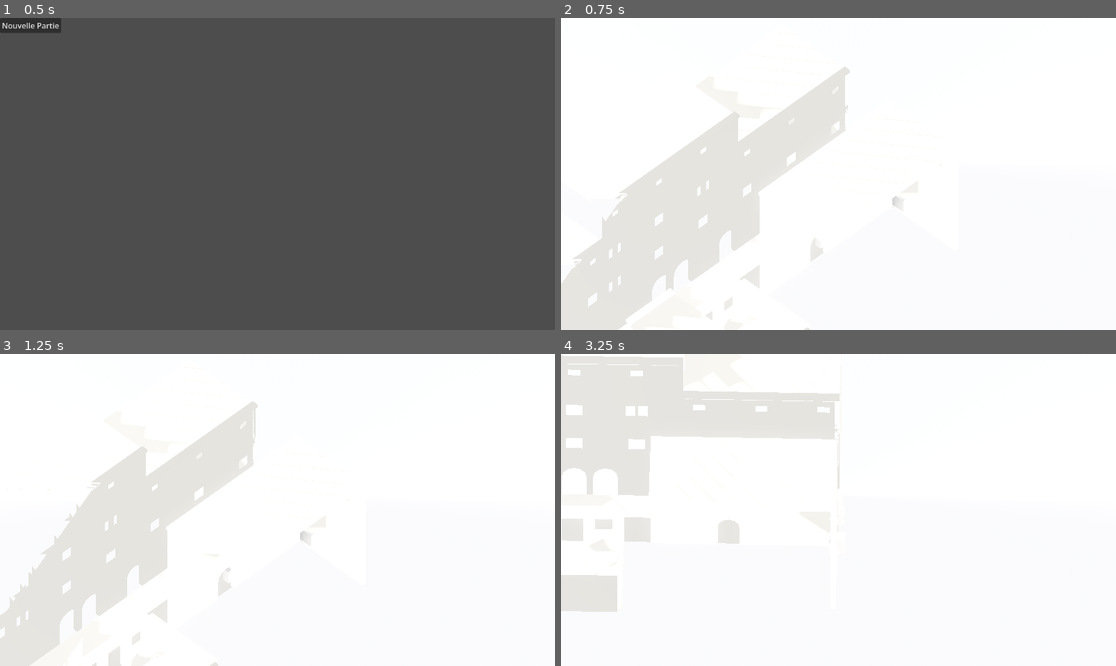
Above: before the commit, frames 1-4 (two rows, left to right).
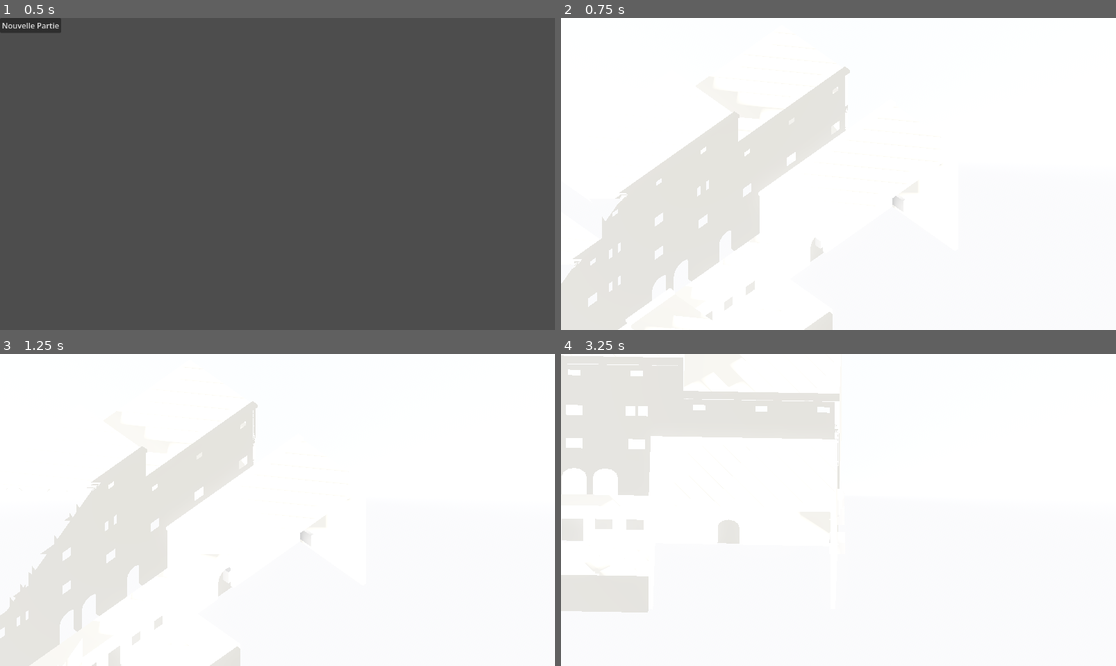
Above: after the commit, the same moments.

Repository: sillpct/lagoutte
Game: Godot game, scene res://scenes/main/main.tscn
Two runs of this game, one before a commit and one after it. Both use one fixed random seed, a clock stepped at 60 frames per second and the inputs below.
Inputs (mouse positions are in pixels of both pictures, inside the frame that each line leads up to):
- Up to frame 1 (0.5 s): no input
- Up to frame 2 (0.75 s): click "Nouvelle Partie" at 0.5 s
- Up to frame 3 (1.25 s): no input
- Up to frame 4 (3.25 s): tap Enter (ui_accept) at 1.25, 1.52, 2.27 s; move the mouse to (810, 572) at 1.27 s; hold T (end_turn) 1.28-2.03 s; hold Up (ui_up) 1.28-2.78 s; click (810, 572) at 1.42 s; move the mouse to (1005, 556) at 2.02 s; tap E (interact) at 2.1 s; move the mouse to (672, 463) at 2.77 s; hold Left (ui_left) from 2.78 s (still down); hold R (recenter_camera) from 2.78 s (still down)

Frame 1 is identical in both runs. In frame 2, 0.3% of the frame differs, in the area x 32-49%, y 79-100%; in frame 3, 0.3%; in frame 4, 0.9%, in the area x 10-17%, y 52-83%.

Commit message:
Update bruyeres_maison_elias.tscn

Diff:
--- a/scenes/world/bruyeres/bruyeres_maison_elias.tscn
+++ b/scenes/world/bruyeres/bruyeres_maison_elias.tscn
@@ -9,6 +9,7 @@
 [ext_resource type="PackedScene" path="res://assets/kit_bruyeres/MOB_lit.glb" id="kit_6"]
 [ext_resource type="PackedScene" path="res://assets/kit_bruyeres/MOB_table.glb" id="kit_7"]
 [ext_resource type="PackedScene" path="res://assets/kit_bruyeres/TOI_terrasse.glb" id="kit_8"]
+[ext_resource type="ArrayMesh" path="res://scenes/world/bruyeres/navigation/bruyeres_maison_elias_walkable_mesh.tres" id="nav_walkable"]
 
 [sub_resource type="ProceduralSkyMaterial" id="SkyMat"]
 sky_top_color = Color(0.86, 0.88, 0.92, 1)
@@ -41,16 +42,16 @@
 size = Vector3(2.6, 3, 0.3)
 
 [sub_resource type="BoxShape3D" id="col_rue_d"]
-size = Vector3(2.6, 3, 0.3)
+size = Vector3(4.6, 3, 0.3)
 
 [sub_resource type="BoxShape3D" id="col_rue_lint"]
 size = Vector3(1.4, 0.9, 0.3)
 
 [sub_resource type="BoxShape3D" id="col_facade_etage"]
-size = Vector3(6.6, 3, 0.3)
+size = Vector3(8.6, 3, 0.3)
 
 [sub_resource type="BoxShape3D" id="col_fond"]
-size = Vector3(6.6, 6, 0.3)
+size = Vector3(8.6, 6, 0.3)
 
 [sub_resource type="BoxShape3D" id="col_pignon_g"]
 size = Vector3(0.3, 6, 6)
@@ -59,28 +60,28 @@
 size = Vector3(0.3, 6, 6)
 
 [sub_resource type="BoxShape3D" id="col_sol_rez"]
-size = Vector3(6, 0.1, 7.3)
+size = Vector3(8, 0.1, 7.3)
 
 [sub_resource type="BoxShape3D" id="col_sol_etage"]
-size = Vector3(4, 0.1, 6)
+size = Vector3(4, 0.1, 4)
 
 [sub_resource type="BoxShape3D" id="col_palier"]
-size = Vector3(2, 0.1, 1.4)
+size = Vector3(2, 0.1, 2)
 
 [sub_resource type="BoxShape3D" id="col_pied_escalier"]
-size = Vector3(1.9, 0.1, 1)
+size = Vector3(2, 0.1, 2)
 
 [sub_resource type="BoxShape3D" id="col_rampe_escalier"]
-size = Vector3(1.9, 0.12, 4.686)
+size = Vector3(5, 0.12, 1.9)
 
 [sub_resource type="BoxShape3D" id="col_mob_lit_0"]
-size = Vector3(2, 0.8, 0.9)
+size = Vector3(2, 0.78, 0.9)
 
 [sub_resource type="BoxShape3D" id="col_mob_table_1"]
-size = Vector3(1.2, 0.74, 0.7)
+size = Vector3(1.1, 0.74, 1.1)
 
 [sub_resource type="BoxShape3D" id="col_mob_bassin_2"]
-size = Vector3(0.7, 0.7, 0.5)
+size = Vector3(0.76, 0.68, 0.76)
 
 [node name="MaisonElias" type="Node3D"]
 
@@ -111,68 +112,80 @@
 [node name="FAC_fenetre_002" parent="Niveau_Rez" instance=ExtResource("kit_0")]
 transform = Transform3D(1, 0, 0, 0, 1, 0, -0, 0, 1, 4, 0, -0.3)
 
+[node name="FAC_fenetre_003" parent="Niveau_Rez" instance=ExtResource("kit_0")]
+transform = Transform3D(1, 0, 0, 0, 1, 0, -0, 0, 1, 6, 0, -0.3)
+
 [node name="FAC_mur_plein_001" parent="Niveau_Rez" instance=ExtResource("kit_1")]
+transform = Transform3D(-1, 0, 1.22465e-16, 0, 1, 0, -1.22465e-16, 0, -1, 8, 0, 6.3)
+
+[node name="FAC_mur_plein_002" parent="Niveau_Rez" instance=ExtResource("kit_1")]
 transform = Transform3D(-1, 0, 1.22465e-16, 0, 1, 0, -1.22465e-16, 0, -1, 6, 0, 6.3)
 
-[node name="FAC_mur_plein_002" parent="Niveau_Rez" instance=ExtResource("kit_1")]
+[node name="FAC_mur_plein_003" parent="Niveau_Rez" instance=ExtResource("kit_1")]
 transform = Transform3D(-1, 0, 1.22465e-16, 0, 1, 0, -1.22465e-16, 0, -1, 4, 0, 6.3)
 
-[node name="FAC_mur_plein_003" parent="Niveau_Rez" instance=ExtResource("kit_1")]
+[node name="FAC_mur_plein_004" parent="Niveau_Rez" instance=ExtResource("kit_1")]
 transform = Transform3D(-1, 0, 1.22465e-16, 0, 1, 0, -1.22465e-16, 0, -1, 2, 0, 6.3)
 
-[node name="FAC_mur_plein_004" parent="Niveau_Rez" instance=ExtResource("kit_1")]
+[node name="FAC_mur_plein_005" parent="Niveau_Rez" instance=ExtResource("kit_1")]
 transform = Transform3D(6.12323e-17, 0, 1, 0, 1, 0, -1, 0, 6.12323e-17, -0.3, 0, 2)
 
-[node name="FAC_mur_plein_005" parent="Niveau_Rez" instance=ExtResource("kit_1")]
-transform = Transform3D(6.12323e-17, 0, -1, 0, 1, 0, 1, 0, 6.12323e-17, 6.3, 0, 0)
-
 [node name="FAC_mur_plein_006" parent="Niveau_Rez" instance=ExtResource("kit_1")]
+transform = Transform3D(6.12323e-17, 0, -1, 0, 1, 0, 1, 0, 6.12323e-17, 8.3, 0, 0)
+
+[node name="FAC_mur_plein_007" parent="Niveau_Rez" instance=ExtResource("kit_1")]
 transform = Transform3D(6.12323e-17, 0, 1, 0, 1, 0, -1, 0, 6.12323e-17, -0.3, 0, 4)
 
-[node name="FAC_mur_plein_007" parent="Niveau_Rez" instance=ExtResource("kit_1")]
-transform = Transform3D(6.12323e-17, 0, -1, 0, 1, 0, 1, 0, 6.12323e-17, 6.3, 0, 2)
-
 [node name="FAC_mur_plein_008" parent="Niveau_Rez" instance=ExtResource("kit_1")]
+transform = Transform3D(6.12323e-17, 0, -1, 0, 1, 0, 1, 0, 6.12323e-17, 8.3, 0, 2)
+
+[node name="FAC_mur_plein_009" parent="Niveau_Rez" instance=ExtResource("kit_1")]
 transform = Transform3D(6.12323e-17, 0, 1, 0, 1, 0, -1, 0, 6.12323e-17, -0.3, 0, 6)
 
-[node name="FAC_mur_plein_009" parent="Niveau_Rez" instance=ExtResource("kit_1")]
-transform = Transform3D(6.12323e-17, 0, -1, 0, 1, 0, 1, 0, 6.12323e-17, 6.3, 0, 4)
-
-[node name="FAC_fenetre_003" parent="Niveau_Etage" instance=ExtResource("kit_0")]
+[node name="FAC_mur_plein_010" parent="Niveau_Rez" instance=ExtResource("kit_1")]
+transform = Transform3D(6.12323e-17, 0, -1, 0, 1, 0, 1, 0, 6.12323e-17, 8.3, 0, 4)
+
+[node name="FAC_fenetre_004" parent="Niveau_Etage" instance=ExtResource("kit_0")]
 transform = Transform3D(1, 0, 0, 0, 1, 0, -0, 0, 1, 0, 3, -0.3)
 
-[node name="FAC_fenetre_004" parent="Niveau_Etage" instance=ExtResource("kit_0")]
+[node name="FAC_fenetre_005" parent="Niveau_Etage" instance=ExtResource("kit_0")]
 transform = Transform3D(1, 0, 0, 0, 1, 0, -0, 0, 1, 2, 3, -0.3)
 
-[node name="FAC_fenetre_005" parent="Niveau_Etage" instance=ExtResource("kit_0")]
+[node name="FAC_fenetre_006" parent="Niveau_Etage" instance=ExtResource("kit_0")]
 transform = Transform3D(1, 0, 0, 0, 1, 0, -0, 0, 1, 4, 3, -0.3)
 
-[node name="FAC_mur_plein_010" parent="Niveau_Etage" instance=ExtResource("kit_1")]
+[node name="FAC_fenetre_007" parent="Niveau_Etage" instance=ExtResource("kit_0")]
+transform = Transform3D(1, 0, 0, 0, 1, 0, -0, 0, 1, 6, 3, -0.3)
+
+[node name="FAC_mur_plein_011" parent="Niveau_Etage" instance=ExtResource("kit_1")]
+transform = Transform3D(-1, 0, 1.22465e-16, 0, 1, 0, -1.22465e-16, 0, -1, 8, 3, 6.3)
+
+[node name="FAC_mur_plein_012" parent="Niveau_Etage" instance=ExtResource("kit_1")]
 transform = Transform3D(-1, 0, 1.22465e-16, 0, 1, 0, -1.22465e-16, 0, -1, 6, 3, 6.3)
 
-[node name="FAC_mur_plein_011" parent="Niveau_Etage" instance=ExtResource("kit_1")]
+[node name="FAC_mur_plein_013" parent="Niveau_Etage" instance=ExtResource("kit_1")]
 transform = Transform3D(-1, 0, 1.22465e-16, 0, 1, 0, -1.22465e-16, 0, -1, 4, 3, 6.3)
 
-[node name="FAC_mur_plein_012" parent="Niveau_Etage" instance=ExtResource("kit_1")]
+[node name="FAC_mur_plein_014" parent="Niveau_Etage" instance=ExtResource("kit_1")]
 transform = Transform3D(-1, 0, 1.22465e-16, 0, 1, 0, -1.22465e-16, 0, -1, 2, 3, 6.3)
 
-[node name="FAC_mur_plein_013" parent="Niveau_Etage" instance=ExtResource("kit_1")]
+[node name="FAC_mur_plein_015" parent="Niveau_Etage" instance=ExtResource("kit_1")]
 transform = Transform3D(6.12323e-17, 0, 1, 0, 1, 0, -1, 0, 6.12323e-17, -0.3, 3, 2)
 
-[node name="FAC_mur_plein_014" parent="Niveau_Etage" instance=ExtResource("kit_1")]
-transform = Transform3D(6.12323e-17, 0, -1, 0, 1, 0, 1, 0, 6.12323e-17, 6.3, 3, 0)
-
-[node name="FAC_mur_plein_015" parent="Niveau_Etage" instance=ExtResource("kit_1")]
+[node name="FAC_mur_plein_016" parent="Niveau_Etage" instance=ExtResource("kit_1")]
+transform = Transform3D(6.12323e-17, 0, -1, 0, 1, 0, 1, 0, 6.12323e-17, 8.3, 3, 0)
+
+[node name="FAC_mur_plein_017" parent="Niveau_Etage" instance=ExtResource("kit_1")]
 transform = Transform3D(6.12323e-17, 0, 1, 0, 1, 0, -1, 0, 6.12323e-17, -0.3, 3, 4)
 
-[node name="FAC_mur_plein_016" parent="Niveau_Etage" instance=ExtResource("kit_1")]
-transform = Transform3D(6.12323e-17, 0, -1, 0, 1, 0, 1, 0, 6.12323e-17, 6.3, 3, 2)
-
-[node name="FAC_mur_plein_017" parent="Niveau_Etage" instance=ExtResource("kit_1")]
+[node name="FAC_mur_plein_018" parent="Niveau_Etage" instance=ExtResource("kit_1")]
+transform = Transform3D(6.12323e-17, 0, -1, 0, 1, 0, 1, 0, 6.12323e-17, 8.3, 3, 2)
+
+[node name="FAC_mur_plein_019" parent="Niveau_Etage" instance=ExtResource("kit_1")]
 transform = Transform3D(6.12323e-17, 0, 1, 0, 1, 0, -1, 0, 6.12323e-17, -0.3, 3, 6)
 
-[node name="FAC_mur_plein_018" parent="Niveau_Etage" instance=ExtResource("kit_1")]
-transform = Transform3D(6.12323e-17, 0, -1, 0, 1, 0, 1, 0, 6.12323e-17, 6.3, 3, 4)
+[node name="FAC_mur_plein_020" parent="Niveau_Etage" instance=ExtResource("kit_1")]
+transform = Transform3D(6.12323e-17, 0, -1, 0, 1, 0, 1, 0, 6.12323e-17, 8.3, 3, 4)
 
 [node name="INT_plancher_001" parent="Niveau_Rez" instance=ExtResource("kit_4")]
 transform = Transform3D(1, 0, 0, 0, 1, 0, -0, 0, 1, 0, 0, 0)
@@ -198,68 +211,86 @@
 [node name="TOI_terrasse_003" parent="Toit" instance=ExtResource("kit_8")]
 transform = Transform3D(1, 0, 0, 0, 1, 0, -0, 0, 1, 0, 6, 4)
 
-[node name="INT_plancher_006" parent="Niveau_Etage" instance=ExtResource("kit_4")]
-transform = Transform3D(1, 0, 0, 0, 1, 0, -0, 0, 1, 0, 3, 4)
-
-[node name="INT_plancher_007" parent="Niveau_Rez" instance=ExtResource("kit_4")]
+[node name="INT_plancher_006" parent="Niveau_Rez" instance=ExtResource("kit_4")]
 transform = Transform3D(1, 0, 0, 0, 1, 0, -0, 0, 1, 2, 0, 0)
 
 [node name="TOI_terrasse_004" parent="Toit" instance=ExtResource("kit_8")]
 transform = Transform3D(1, 0, 0, 0, 1, 0, -0, 0, 1, 2, 6, 0)
 
-[node name="INT_plancher_008" parent="Niveau_Etage" instance=ExtResource("kit_4")]
+[node name="INT_plancher_007" parent="Niveau_Etage" instance=ExtResource("kit_4")]
 transform = Transform3D(1, 0, 0, 0, 1, 0, -0, 0, 1, 2, 3, 0)
 
-[node name="INT_plancher_009" parent="Niveau_Rez" instance=ExtResource("kit_4")]
+[node name="INT_plancher_008" parent="Niveau_Rez" instance=ExtResource("kit_4")]
 transform = Transform3D(1, 0, 0, 0, 1, 0, -0, 0, 1, 2, 0, 2)
 
 [node name="TOI_terrasse_005" parent="Toit" instance=ExtResource("kit_8")]
 transform = Transform3D(1, 0, 0, 0, 1, 0, -0, 0, 1, 2, 6, 2)
 
-[node name="INT_plancher_010" parent="Niveau_Etage" instance=ExtResource("kit_4")]
+[node name="INT_plancher_009" parent="Niveau_Etage" instance=ExtResource("kit_4")]
 transform = Transform3D(1, 0, 0, 0, 1, 0, -0, 0, 1, 2, 3, 2)
 
-[node name="INT_plancher_011" parent="Niveau_Rez" instance=ExtResource("kit_4")]
+[node name="INT_plancher_010" parent="Niveau_Rez" instance=ExtResource("kit_4")]
 transform = Transform3D(1, 0, 0, 0, 1, 0, -0, 0, 1, 2, 0, 4)
 
 [node name="TOI_terrasse_006" parent="Toit" instance=ExtResource("kit_8")]
 transform = Transform3D(1, 0, 0, 0, 1, 0, -0, 0, 1, 2, 6, 4)
 
-[node name="INT_plancher_012" parent="Niveau_Etage" instance=ExtResource("kit_4")]
-transform = Transform3D(1, 0, 0, 0, 1, 0, -0, 0, 1, 2, 3, 4)
-
-[node name="INT_plancher_013" parent="Niveau_Rez" instance=ExtResource("kit_4")]
+[node name="INT_plancher_011" parent="Niveau_Rez" instance=ExtResource("kit_4")]
 transform = Transform3D(1, 0, 0, 0, 1, 0, -0, 0, 1, 4, 0, 0)
 
 [node name="TOI_terrasse_007" parent="Toit" instance=ExtResource("kit_8")]
 transform = Transform3D(1, 0, 0, 0, 1, 0, -0, 0, 1, 4, 6, 0)
 
-[node name="INT_plancher_014" parent="Niveau_Rez" instance=ExtResource("kit_4")]
+[node name="INT_plancher_012" parent="Niveau_Rez" instance=ExtResource("kit_4")]
 transform = Transform3D(1, 0, 0, 0, 1, 0, -0, 0, 1, 4, 0, 2)
 
 [node name="TOI_terrasse_008" parent="Toit" instance=ExtResource("kit_8")]
 transform = Transform3D(1, 0, 0, 0, 1, 0, -0, 0, 1, 4, 6, 2)
 
-[node name="INT_plancher_015" parent="Niveau_Rez" instance=ExtResource("kit_4")]
+[node name="INT_plancher_013" parent="Niveau_Rez" instance=ExtResource("kit_4")]
 transform = Transform3D(1, 0, 0, 0, 1, 0, -0, 0, 1, 4, 0, 4)
 
 [node name="TOI_terrasse_009" parent="Toit" instance=ExtResource("kit_8")]
 transform = Transform3D(1, 0, 0, 0, 1, 0, -0, 0, 1, 4, 6, 4)
 
-[node name="INT_plancher_016" parent="Niveau_Etage" instance=ExtResource("kit_4")]
-transform = Transform3D(1, 0, 0, 0, 1, 0, -0, 0, 1, 4, 3, 4)
+[node name="INT_plancher_014" parent="Niveau_Rez" instance=ExtResource("kit_4")]
+transform = Transform3D(1, 0, 0, 0, 1, 0, -0, 0, 1, 6, 0, 0)
+
+[node name="TOI_terrasse_010" parent="Toit" instance=ExtResource("kit_8")]
+transform = Transform3D(1, 0, 0, 0, 1, 0, -0, 0, 1, 6, 6, 0)
+
+[node name="INT_plancher_015" parent="Niveau_Rez" instance=ExtResource("kit_4")]
+transform = Transform3D(1, 0, 0, 0, 1, 0, -0, 0, 1, 6, 0, 2)
+
+[node name="TOI_terrasse_011" parent="Toit" instance=ExtResource("kit_8")]
+transform = Transform3D(1, 0, 0, 0, 1, 0, -0, 0, 1, 6, 6, 2)
+
+[node name="INT_plancher_016" parent="Niveau_Rez" instance=ExtResource("kit_4")]
+transform = Transform3D(1, 0, 0, 0, 1, 0, -0, 0, 1, 6, 0, 4)
+
+[node name="TOI_terrasse_012" parent="Toit" instance=ExtResource("kit_8")]
+transform = Transform3D(1, 0, 0, 0, 1, 0, -0, 0, 1, 6, 6, 4)
+
+[node name="INT_plancher_017" parent="Niveau_Etage" instance=ExtResource("kit_4")]
+transform = Transform3D(1, 0, 0, 0, 1, 0, -0, 0, 1, 0, 3, 4)
 
 [node name="INT_escalier_001" parent="Escalier" instance=ExtResource("kit_3")]
-transform = Transform3D(1, 0, 0, 0, 1, 0, -0, 0, 1, 4.05, 0, 1)
+transform = Transform3D(6.12323e-17, 0, -1, 0, 1, 0, 1, 0, 6.12323e-17, 6, 0, 4.05)
 
 [node name="MOB_lit_001" parent="Niveau_Etage" instance=ExtResource("kit_6")]
-transform = Transform3D(1, 0, 0, 0, 1, 0, -0, 0, 1, 0.05, 3, 3.05)
+transform = Transform3D(1, 0, 0, 0, 1, 0, -0, 0, 1, 1.9, 3, 0.05)
 
 [node name="MOB_table_001" parent="Niveau_Etage" instance=ExtResource("kit_7")]
-transform = Transform3D(1, 0, 0, 0, 1, 0, -0, 0, 1, 0.4, 3, 0.05)
+transform = Transform3D(1, 0, 0, 0, 1, 0, -0, 0, 1, 2.55, 3, 2.75)
 
 [node name="MOB_bassin_001" parent="Niveau_Etage" instance=ExtResource("kit_5")]
-transform = Transform3D(1, 0, 0, 0, 1, 0, -0, 0, 1, 2.75, 3, 0.05)
+transform = Transform3D(1, 0, 0, 0, 1, 0, -0, 0, 1, 0.05, 3, 1.6)
+
+[node name="Navigation" type="Node3D" parent="." groups=["navigation_source"]]
+
+[node name="nav_walkable_surface" type="MeshInstance3D" parent="Navigation"]
+mesh = ExtResource("nav_walkable")
+visible = false
 
 [node name="Collisions" type="StaticBody3D" parent="."]
 
@@ -268,7 +299,7 @@
 shape = SubResource("col_rue_g")
 
 [node name="col_rue_d" type="CollisionShape3D" parent="Collisions"]
-transform = Transform3D(1, 0, 0, 0, 1, 0, -0, 0, 1, 5, 1.5, -0.15)
+transform = Transform3D(1, 0, 0, 0, 1, 0, -0, 0, 1, 6, 1.5, -0.15)
 shape = SubResource("col_rue_d")
 
 [node name="col_rue_lint" type="CollisionShape3D" parent="Collisions"]
@@ -276,11 +307,11 @@
 shape = SubResource("col_rue_lint")
 
 [node name="col_facade_etage" type="CollisionShape3D" parent="Collisions"]
-transform = Transform3D(1, 0, 0, 0, 1, 0, -0, 0, 1, 3, 4.5, -0.15)
+transform = Transform3D(1, 0, 0, 0, 1, 0, -0, 0, 1, 4, 4.5, -0.15)
 shape = SubResource("col_facade_etage")
 
 [node name="col_fond" type="CollisionShape3D" parent="Collisions"]
-transform = Transform3D(1, 0, 0, 0, 1, 0, -0, 0, 1, 3, 3, 6.15)
+transform = Transform3D(1, 0, 0, 0, 1, 0, -0, 0, 1, 4, 3, 6.15)
 shape = SubResource("col_fond")
 
 [node name="col_pignon_g" type="CollisionShape3D" parent="Collisions"]
@@ -288,37 +319,37 @@
 shape = SubResource("col_pignon_g")
 
 [node name="col_pignon_d" type="CollisionShape3D" parent="Collisions"]
-transform = Transform3D(1, 0, 0, 0, 1, 0, -0, 0, 1, 6.15, 3, 3)
+transform = Transform3D(1, 0, 0, 0, 1, 0, -0, 0, 1, 8.15, 3, 3)
 shape = SubResource("col_pignon_d")
 
 [node name="col_sol_rez" type="CollisionShape3D" parent="Collisions"]
-transform = Transform3D(1, 0, 0, 0, 1, 0, -0, 0, 1, 3, -0.05, 2.35)
+transform = Transform3D(1, 0, 0, 0, 1, 0, -0, 0, 1, 4, -0.05, 2.35)
 shape = SubResource("col_sol_rez")
 
 [node name="col_sol_etage" type="CollisionShape3D" parent="Collisions"]
-transform = Transform3D(1, 0, 0, 0, 1, 0, -0, 0, 1, 2, 2.95, 3)
+transform = Transform3D(1, 0, 0, 0, 1, 0, -0, 0, 1, 2, 2.95, 2)
 shape = SubResource("col_sol_etage")
 
 [node name="col_palier" type="CollisionShape3D" parent="Collisions"]
-transform = Transform3D(1, 0, 0, 0, 1, 0, -0, 0, 1, 5, 2.95, 5.3)
+transform = Transform3D(1, 0, 0, 0, 1, 0, -0, 0, 1, 1, 2.95, 5)
 shape = SubResource("col_palier")
 
 [node name="col_pied_escalier" type="CollisionShape3D" parent="Collisions"]
-transform = Transform3D(1, 0, 0, 0, 1, 0, -0, 0, 1, 5, -0.05, 0.5)
+transform = Transform3D(1, 0, 0, 0, 1, 0, -0, 0, 1, 7, -0.05, 5)
 shape = SubResource("col_pied_escalier")
 
 [node name="col_rampe_escalier" type="CollisionShape3D" parent="Collisions"]
-transform = Transform3D(1, 0, 0, 0, 0.768221, 0.640184, 0, -0.640184, 0.768221, 5, 1.45391, 2.83841)
+transform = Transform3D(0.8, 0.6, 0, -0.6, 0.8, 0, 0, 0, 1, 3.964, 1.452, 5)
 shape = SubResource("col_rampe_escalier")
 
 [node name="col_mob_lit_0" type="CollisionShape3D" parent="Collisions"]
-transform = Transform3D(1, 0, 0, 0, 1, 0, -0, 0, 1, 1.05, 3.4, 3.5)
+transform = Transform3D(1, 0, 0, 0, 1, 0, -0, 0, 1, 2.9, 3.39, 0.5)
 shape = SubResource("col_mob_lit_0")
 
 [node name="col_mob_table_1" type="CollisionShape3D" parent="Collisions"]
-transform = Transform3D(1, 0, 0, 0, 1, 0, -0, 0, 1, 1, 3.37, 0.4)
+transform = Transform3D(1, 0, 0, 0, 1, 0, -0, 0, 1, 3.1, 3.37, 3.3)
 shape = SubResource("col_mob_table_1")
 
 [node name="col_mob_bassin_2" type="CollisionShape3D" parent="Collisions"]
-transform = Transform3D(1, 0, 0, 0, 1, 0, -0, 0, 1, 3.1, 3.35, 0.3)
+transform = Transform3D(1, 0, 0, 0, 1, 0, -0, 0, 1, 0.43, 3.34, 1.98)
 shape = SubResource("col_mob_bassin_2")
Not shown: 1 places in scenes/world/bruyeres/bruyeres_maison_elias.tscn that only renumber resources
